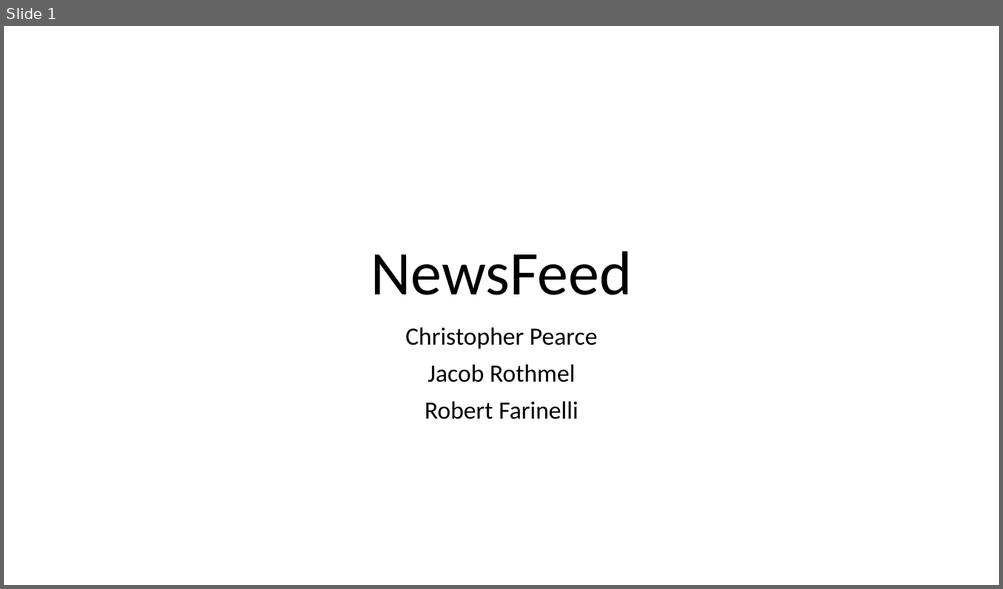
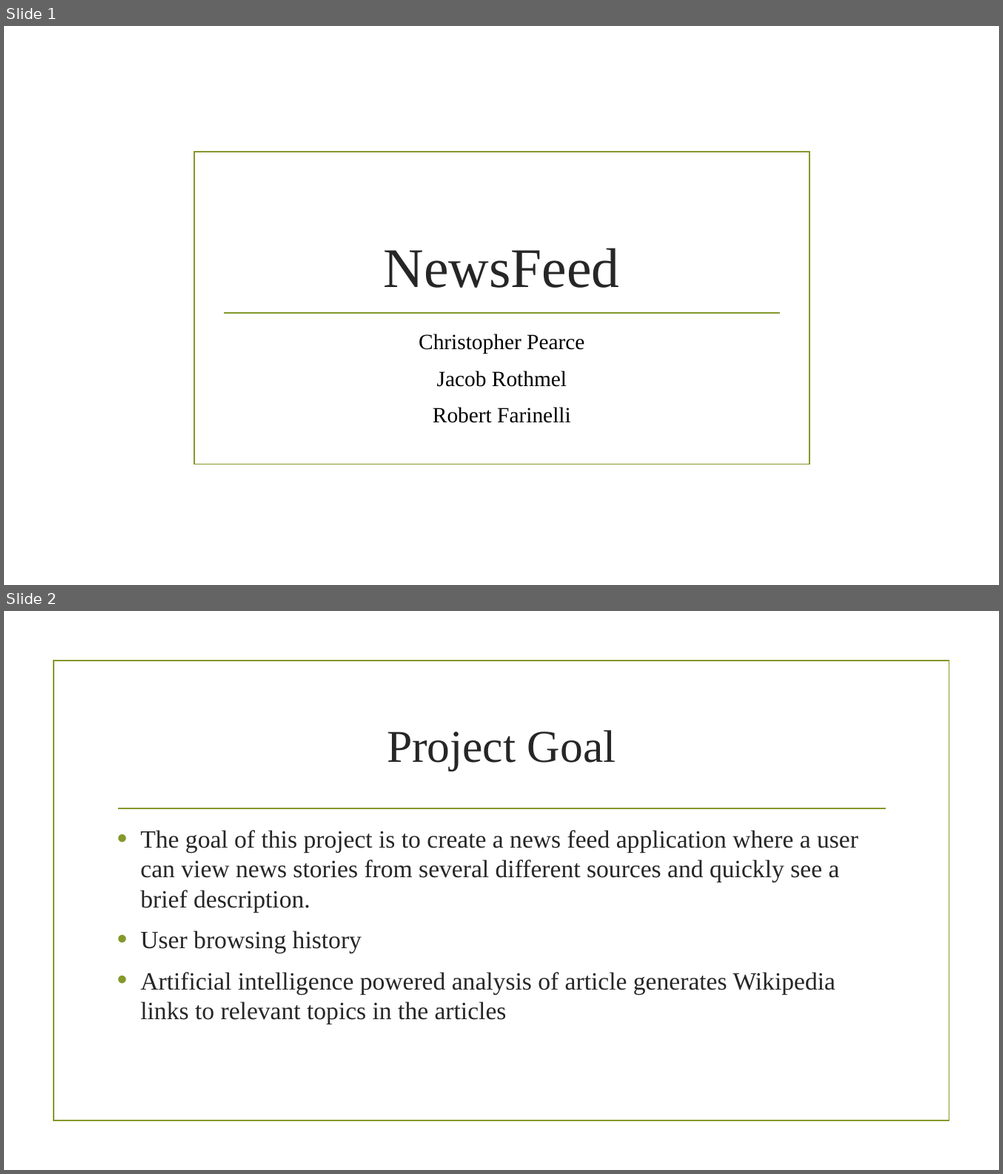
Before and after one commit to cp0153/NewsFeed, a slide deck: final/Final_presentation.pptx. Shown one above the other, each under a label of ours: slide 1 before the commit, slides 1 and 2 after it. The pictures are 1003x589 and 1003x1174 pixels, drawn with LibreOffice and Linux fonts; fonts in the diff are those of the drawing; background and template pictures are left out. Boxes give left, top, right and bottom in pixels: in the first picture for what was removed or moved away, otherwise in the second. Text is boxed around its words. In the diff, an @@ line names an element or a change of style, - is before the commit and + after.

```diff
--- a/final/Final_presentation.pptx
+++ b/final/Final_presentation.pptx
@@ slide 2 added at box(4, 611, 999, 1170), background picture (left out) @@
@@ rectangle added at box(54, 661, 948, 1122), outline #83992A 1.25 pt @@
@@ title added at box(387, 730, 616, 771), 44 pt, text #262626 @@
+Project Goal
@@ line added from (118, 809) to (885, 809), #83992A 1.25 pt @@
@@ text added at box(140, 830, 858, 1024), 24 pt, text #262626 @@
+• The goal of this project is to create a news feed application where a user can view news stories from several different sources and quickly see a brief description.
+• User browsing history
+• Artificial intelligence powered analysis of article generates Wikipedia links to relevant topics in the articles
@@ slide 1 changed as well @@
@@ rectangle added at box(194, 152, 810, 465), outline #83992A 1.25 pt @@
@@ title "NewsFeed": place and size @@
-title "NewsFeed" at box(371, 251, 632, 295)
+title "NewsFeed" at box(384, 248, 620, 288)
@@ title "NewsFeed" at box(384, 248, 620, 288): size 60 to 54 pt, font Calibri to Times New Roman, text colour #000000 to #262626; line spacing 0.9 to 1 @@
@@ line added from (223, 313) to (780, 313), #83992A 1.25 pt @@
@@ subtitle "Christopher Pearce": place and size @@
-subtitle "Christopher Pearce" at box(405, 327, 597, 420)
+subtitle "Christopher Pearce" at box(418, 334, 584, 423)
@@ subtitle "Christopher Pearce" at box(418, 334, 584, 423): size 24 to 21 pt, font Calibri to Times New Roman; line spacing 0.9 to 1 @@
```
Also in this commit, not shown: 6 other slides added, 1 slide removed, 3 other files.
